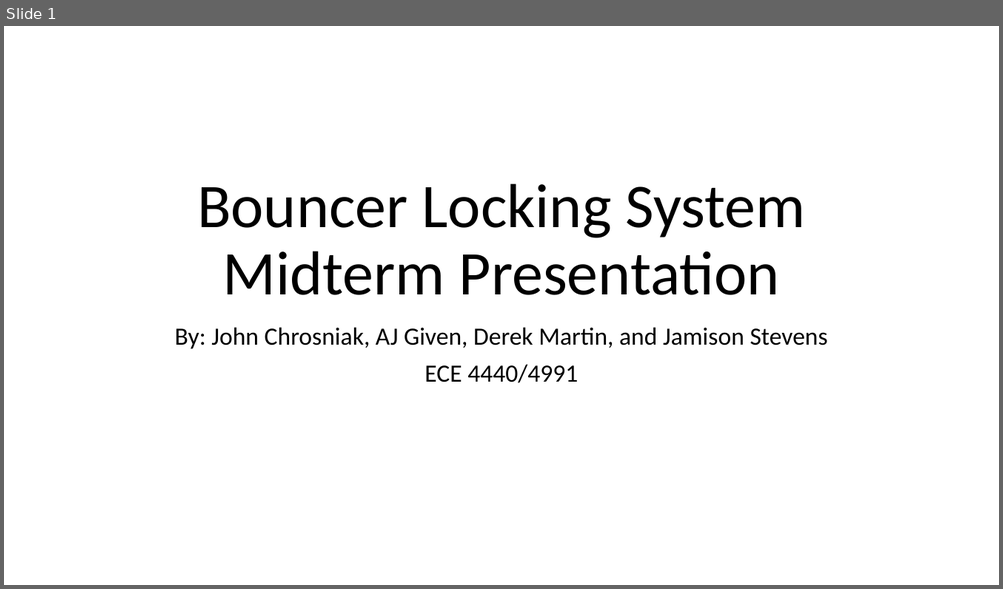
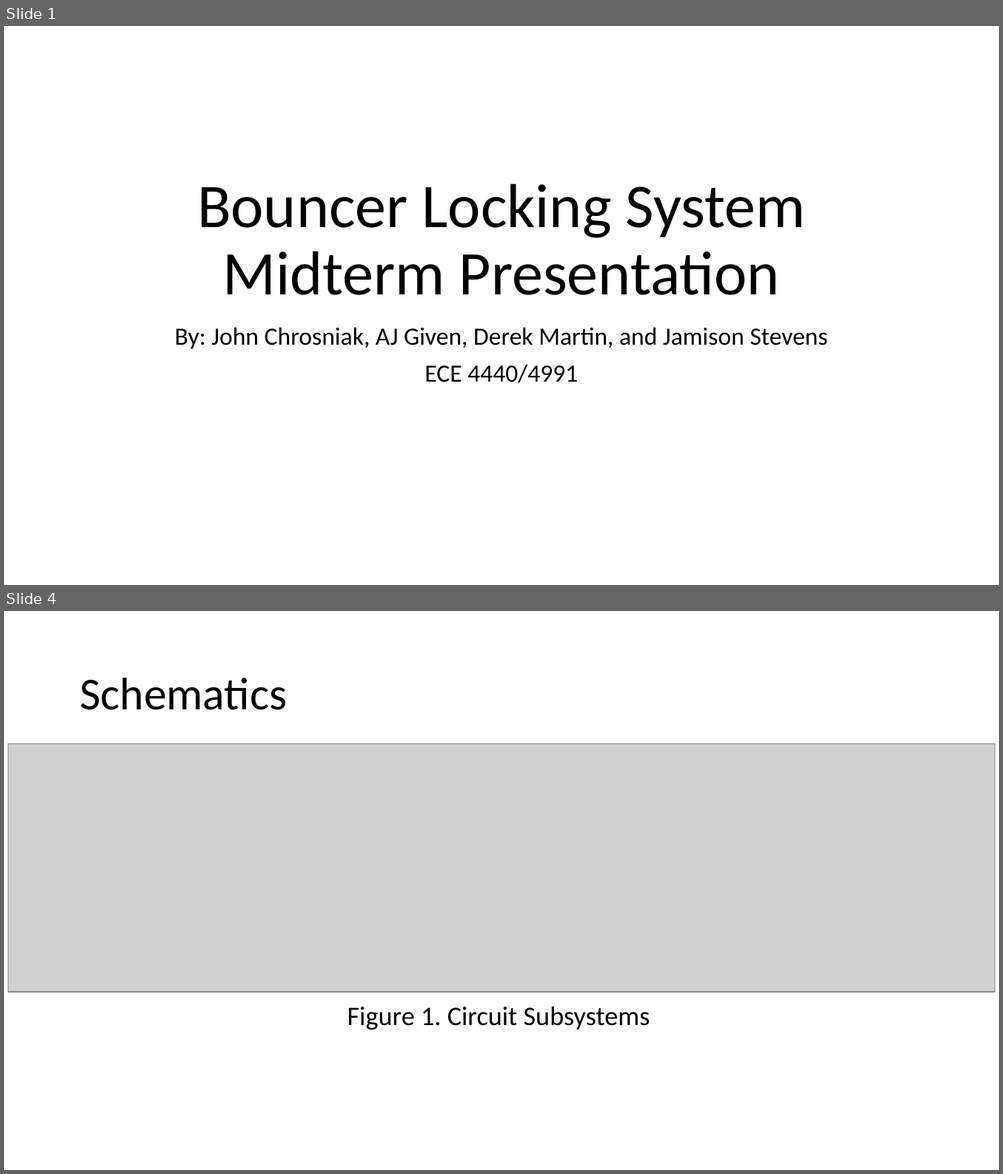
Before and after one commit to You-Underestimate-Our-Powell/Presentations, a slide deck: Bouncer Locking System Midterm Presentation.pptx. Shown one above the other, each under a label of ours: slide 1 before the commit, slides 1 and 4 after it; the slides between them are not shown. The pictures are 1003x589 and 1003x1174 pixels, drawn with LibreOffice and Linux fonts; fonts in the diff are those of the drawing; grey boxes stand for pictures. Boxes give left, top, right and bottom in pixels: in the first picture for what was removed or moved away, otherwise in the second. Text is boxed around its words. In the diff, an @@ line names an element or a change of style, - is before the commit and + after.

```diff
--- a/Bouncer Locking System Midterm Presentation.pptx
+++ b/Bouncer Locking System Midterm Presentation.pptx
@@ slide 4 added at [4,611,999,1170], background #FFFFFF @@
@@ title added at [79,678,287,710], 44 pt, text #000000 @@
+Schematics
@@ picture added at [8,744,995,992] @@
@@ text added at [347,1006,650,1031], 25.9 pt, text #000000 @@
+Figure 1. Circuit Subsystems
```
Also in this commit, not shown: 13 other slides added.
